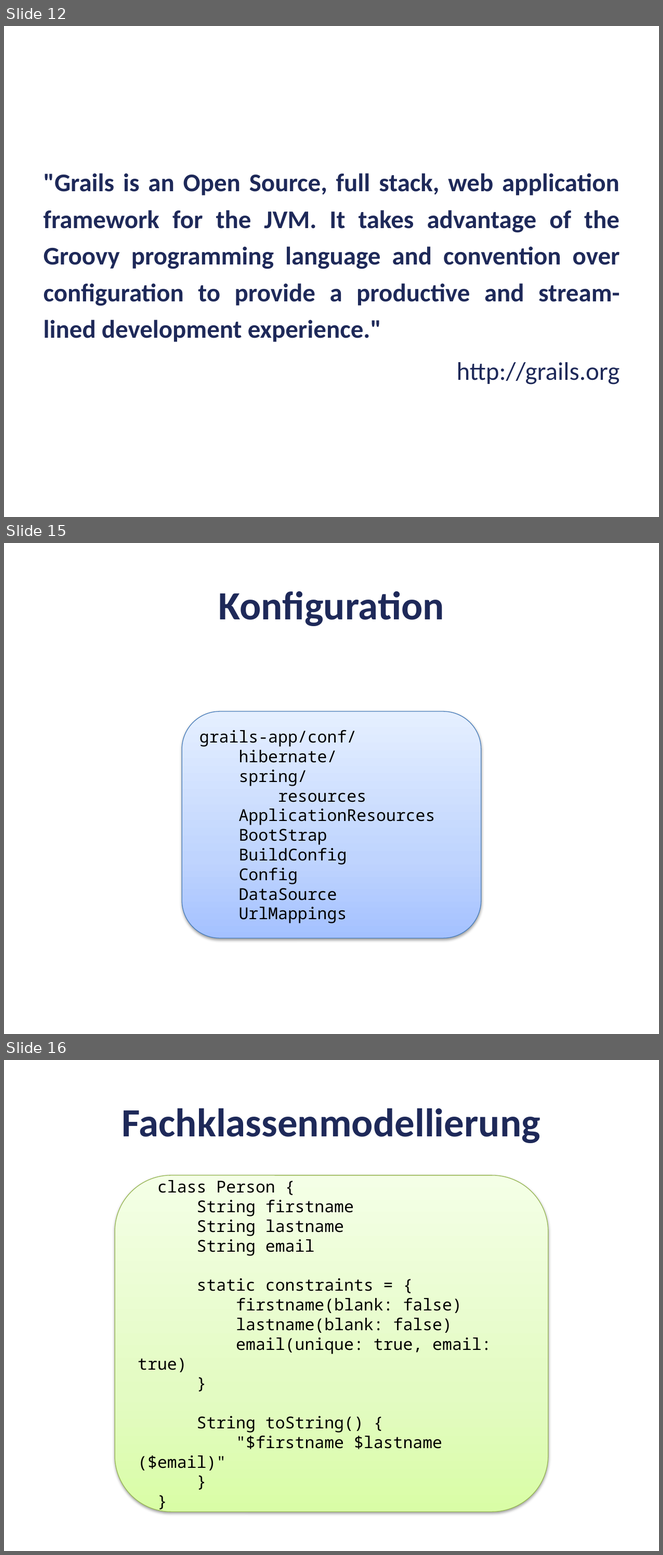
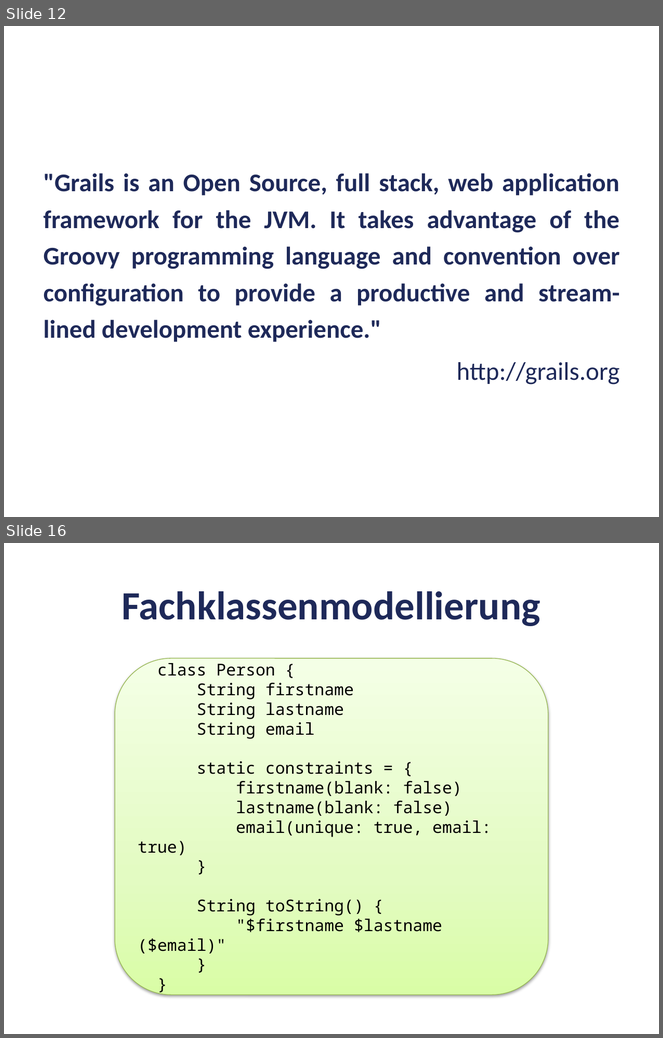
Before and after one commit to opitzconsulting/newsletter-grails-angular, a slide deck: Presentation.pptx. Shown one above the other, each under a label of ours: slides 12, 15 and 16 before the commit, slides 12 and 16 after it; the slides between them are not shown. The pictures are 663x1555 and 663x1038 pixels, drawn with LibreOffice and Linux fonts; fonts in the diff are those of the drawing; background and template pictures are left out. Boxes give left, top, right and bottom in pixels: in the first picture for what was removed or moved away, otherwise in the second. Text is boxed around its words. In the diff, an @@ line names an element or a change of style, - is before the commit and + after.

```diff
--- a/Presentation.pptx
+++ b/Presentation.pptx
@@ slide 15 removed at bbox=[4, 543, 659, 1034], background #FFFFFF @@
@@ text removed at bbox=[219, 591, 444, 626] @@
-Konfiguration
@@ rounded rectangle removed at bbox=[182, 711, 482, 938] @@
-grails-app/conf/
-hibernate/
-spring/
-resources
-ApplicationResources
-BootStrap
-BuildConfig
-Config
-DataSource
-UrlMappings
```
Also in this commit, not shown: 3 slides changed, 1 slide added, 3 other files.
